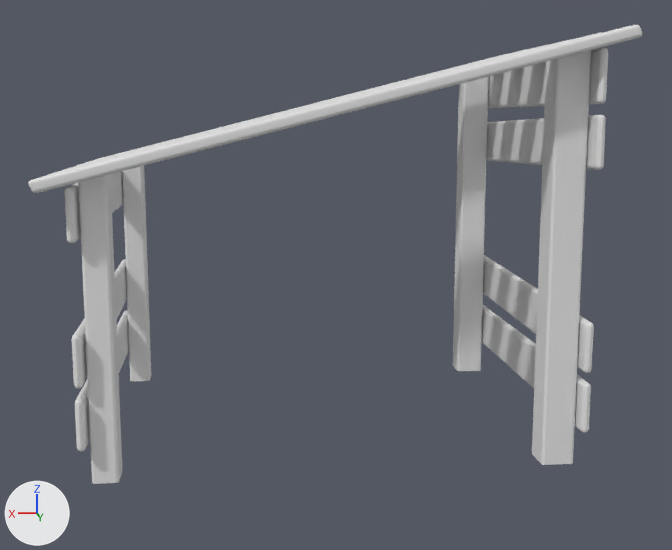
Two versions of the Blender file data/Assets/Meshes/Parts/Cover 1.blend, one commit apart.
One viewpoint serves both versions: a 50 mm lens placed at (1.18, 11.73, 3.85), pointed at (-0.08, 0.64, 1.96). The axes (+X, +Y, +Z) are drawn at lower left. The lights are the same throughout.
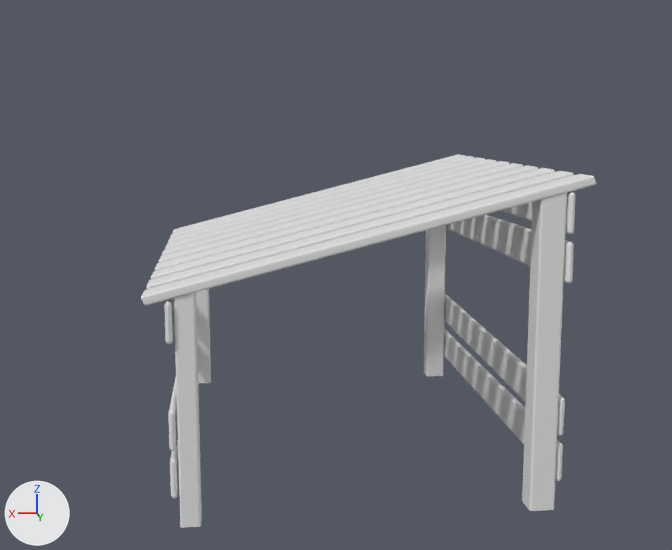
The change, as a diff of the scene's bpy script:
```diff
--- a/data/Assets/Meshes/Parts/Cover 1.blend.py
+++ b/data/Assets/Meshes/Parts/Cover 1.blend.py
@@ me_cube_036 @@
 me_cube_036.from_pydata(...)  # 32 vertices, 16 faces; spans x -1.0..17.7, y -14.4..0.7, z -0.7..15.3
 # used by ob_cube_049; location = (-2.32, 1.92, 0.21); rotation_euler = (0.0, 0.0, -0.000923), in degrees (0, 0, -0.1); scale = (0.284, 0.284, 0.284)
+# me_cube_036 part 1: the loose piece of 8 vertices spanning x -1.0..0.3, y -0.7..0.7, z -0.7..15.3 is moved by (0.0, 10.3, 0.0)
+# me_cube_036 part 2: the loose piece of 8 vertices spanning x 16.7..17.7, y -0.6..0.6, z -0.7..10.9 is moved by (0.0, 10.3, 0.0)
+# me_cube_036 part 3: the loose piece of 8 vertices spanning x -1.0..0.3, y -14.4..-13.2, z -0.7..15.3 is moved by (0.0, -0.8, 0.0)
+# me_cube_036 part 4: the loose piece of 8 vertices spanning x 16.7..17.7, y -14.4..-13.2, z -0.7..10.9 is moved by (0.0, -0.8, 0.0)
 me_cube_036.materials.append(mat_material)
@@ me_cube_040 @@
 me_cube_040.from_pydata(...)  # 16 vertices, 12 faces; spans x 2.7..2.81, y -2.35..2.26, z 0.41..1.77
+# me_cube_040 part 5: the whole mesh is scaled about its middle by (1, 1.6, 1), then moved by (0.0, 1.38, 0.0)
 me_cube_040.materials.append(mat_material)
@@ me_cube_003 @@
 me_cube_003.from_pydata(...)  # 16 vertices, 12 faces; spans x -2.73..-2.62, y -2.38..2.29, z 0.41..1.77
+# me_cube_003 part 6
+for i in [*range(0, 4), *range(8, 12)]: me_cube_003.vertices[i].co += Vector((0.0, 2.73, 0.0))
 me_cube_003.materials.append(mat_material)
@@ me_cube_002 @@
 me_cube_002.from_pydata(...)  # 16 vertices, 12 faces; spans x -2.73..-2.62, y -2.39..2.31, z 3.06..4.41
 # used by ob_cube_002; location = (0.0, 0.12, 0.2); rotation_euler = (0.023, 0.0, 0.0), in degrees (1.3, 0, 0)
+# me_cube_002 part 7: all 8 vertices in x -2.71..-2.62, y 2.29..2.31, z 3.06..4.31 are moved by (0.0, 2.77, -0.06)
 me_cube_002.materials.append(mat_material)
@@ me_cube_004 @@
 me_cube_004.from_pydata(...)  # 8 vertices, 6 faces; spans x 2.7..2.81, y -2.35..2.26, z 1.09..1.77
 # used by ob_cube_004; location = (0.0, 0.03, 1.45); rotation_euler = (0.0252, 0.0, 0.0), in degrees (1.4, 0, 0)
+# me_cube_004 part 8
+for i in [*range(0, 4)]: me_cube_004.vertices[i].co += Vector((0.0, 2.85, -0.07))
 me_cube_004.materials.append(mat_material)
@@ ob_cube_049 @@
 ob_cube_049 = bpy.data.objects.new('Cube.049', me_cube_036)
-ob_cube_049.location = (-2.32, 1.92, 0.21)
+ob_cube_049.location = (-1.69, 1.41, 0.24)
 ob_cube_049.rotation_euler = (0.0, 0.0, -0.000923)  # degrees (0, 0, -0.1)
-ob_cube_049.scale = (0.284, 0.284, 0.284)
+ob_cube_049.scale = (0.191, 0.191, 0.191)
 _m = ob_cube_049.modifiers.new('Bevel', 'BEVEL')
@@ ob_cube_052 @@
 ob_cube_052 = bpy.data.objects.new('Cube.052', me_cube_040)
-ob_cube_052.location = (0.0, 0.0, 0.0)
+ob_cube_052.location = (-0.13, 0.11, 0.1)
+ob_cube_052.scale = (0.675, 0.675, 0.675)
 _m = ob_cube_052.modifiers.new('Bevel', 'BEVEL')
@@ ob_cube_001 @@
 ob_cube_001 = bpy.data.objects.new('Cube.001', me_cube_003)
-ob_cube_001.location = (0.0, 0.0, 0.0)
+ob_cube_001.location = (-0.13, 0.11, 0.1)
+ob_cube_001.scale = (0.675, 0.675, 0.675)
 _m = ob_cube_001.modifiers.new('Bevel', 'BEVEL')
@@ ob_cube_002 @@
 ob_cube_002 = bpy.data.objects.new('Cube.002', me_cube_002)
-ob_cube_002.location = (0.0, 0.12, 0.2)
+ob_cube_002.location = (-0.13, 0.19, 0.23)
 ob_cube_002.rotation_euler = (0.023, 0.0, 0.0)  # degrees (1.3, 0, 0)
+ob_cube_002.scale = (0.675, 0.675, 0.675)
 _m = ob_cube_002.modifiers.new('Bevel', 'BEVEL')
@@ ob_cube_003 @@
 ob_cube_003 = bpy.data.objects.new('Cube.003', me_cube_001)
-ob_cube_003.location = (0.0, 0.0, 0.0)
+ob_cube_003.location = (-0.13, 0.11, 0.1)
+ob_cube_003.scale = (0.675, 0.675, 0.675)
 _m = ob_cube_003.modifiers.new('Bevel', 'BEVEL')
-_m.width = 0.04
-_m.width_pct = 0.04
+_m.width = 0.03
+_m.width_pct = 0.03
 _m.segments = 4
 _m = ob_cube_003.modifiers.new('Array', 'ARRAY')
-_m.count = 6
-_m.relative_offset_displace = (0.0, 1.7, 0.0)
+_m.count = 10
+_m.relative_offset_displace = (0.0, 1.5, 0.0)
 _m = ob_cube_003.modifiers.new('WeightedNormal', 'WEIGHTED_NORMAL')
@@ ob_cube_004 @@
 ob_cube_004 = bpy.data.objects.new('Cube.004', me_cube_004)
-ob_cube_004.location = (0.0, 0.03, 1.45)
+ob_cube_004.location = (-0.13, 0.13, 1.08)
 ob_cube_004.rotation_euler = (0.0252, 0.0, 0.0)  # degrees (1.4, 0, 0)
+ob_cube_004.scale = (0.675, 0.675, 0.675)
 _m = ob_cube_004.modifiers.new('Bevel', 'BEVEL')
```

Changed parts and their boxes [x1, y1, x2, y2] in the pictures (672 x 550 px; the box of a moved part takes in the faces that stretch with it):
'Cube.049', reshaped, moved, rescaled (23% narrower, 23% shorter)
    before: [78, 50, 591, 484]
    after: [174, 193, 567, 528]
'Cube.003', moved, rescaled, modifiers changed (26% narrower, 10% shorter)
    before: [28, 25, 642, 193]
    after: [141, 154, 596, 305]
'Cube.001', reshaped, moved, rescaled (7% wider)
    before: [481, 255, 594, 433]
    after: [444, 294, 565, 481]
'Cube.002', reshaped, moved, rescaled
    before: [486, 47, 608, 170]
    after: [446, 192, 576, 283]
'Cube.052', moved, rescaled
    before: [71, 259, 129, 452]
    after: [168, 377, 179, 498]
'Cube.004', reshaped, moved, rescaled
    before: [64, 171, 124, 243]
    after: [164, 298, 175, 344]
part 1 of me_cube_036, moved or reshaped
    before: [532, 50, 591, 465]
    after: [522, 193, 567, 511]
part 2 of me_cube_036, moved or reshaped
    before: [78, 174, 122, 484]
    after: [174, 292, 202, 528]
part 3 of me_cube_036, moved or reshaped
    before: [453, 77, 489, 371]
    after: [424, 225, 446, 376]
part 4 of me_cube_036, moved or reshaped
    before: [122, 166, 151, 381]
    after: [196, 289, 211, 384]
